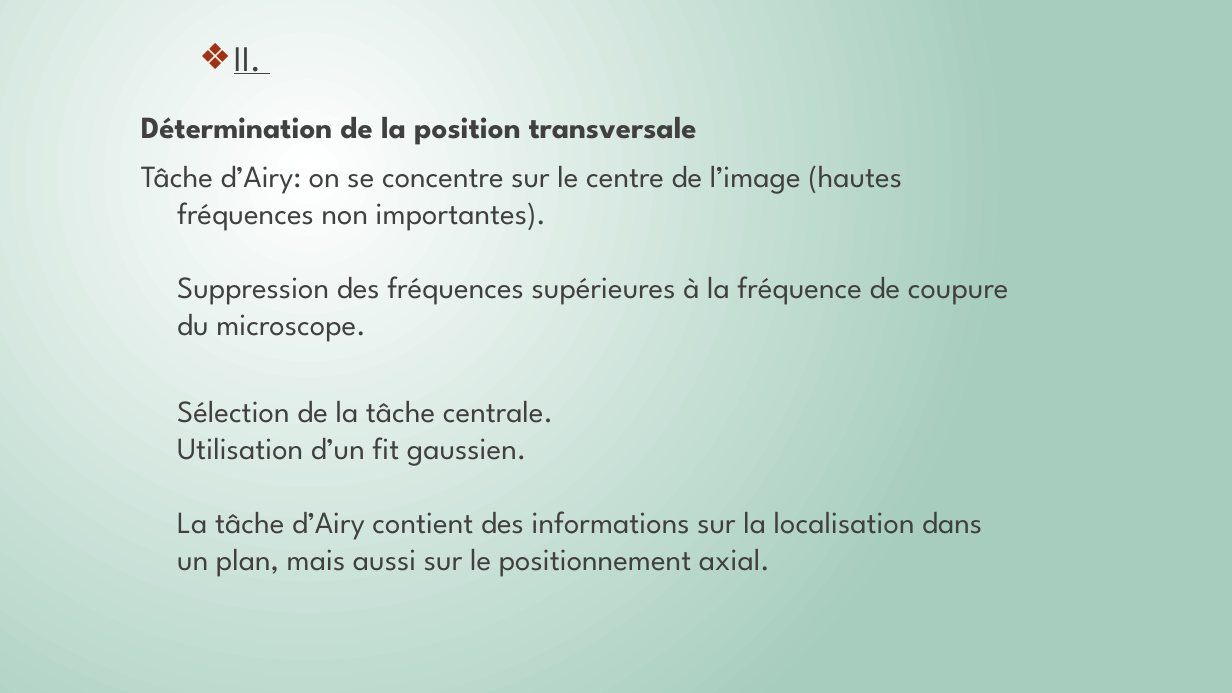
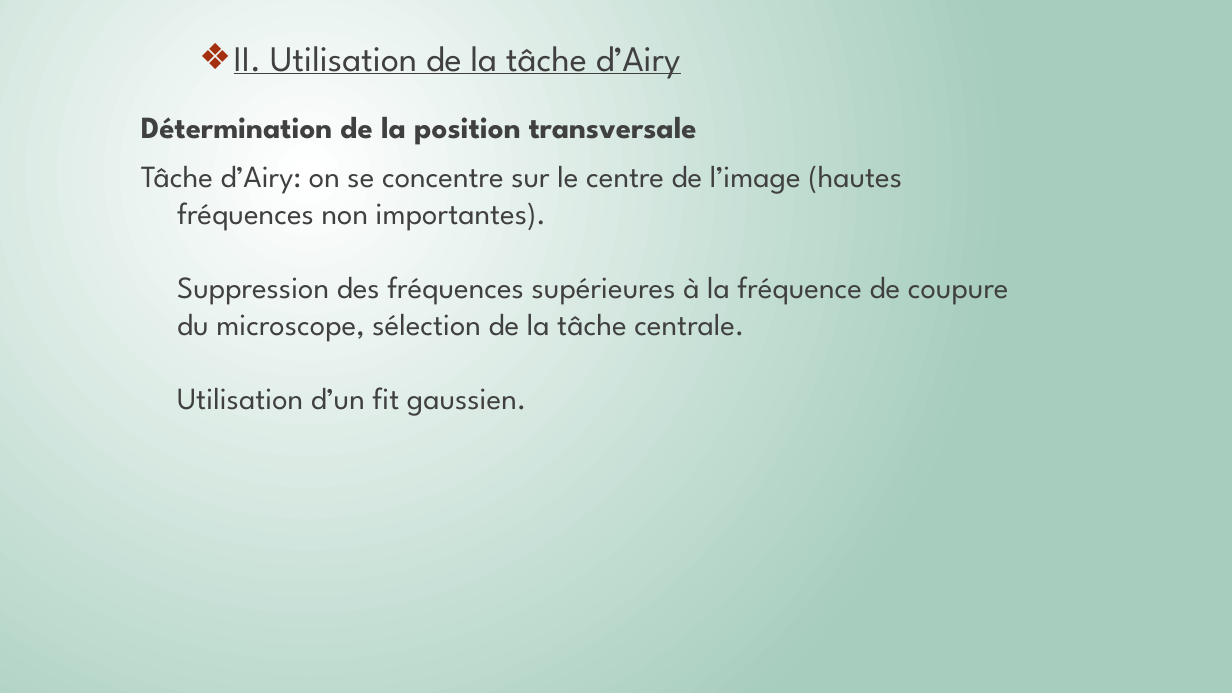
Before and after one commit to Killian-Herveau/PIMS, a slide deck: slide 9 of Pres_Avril/PresentationPIMSAvrilA.pptx. Drawn at 1232x693 pixels with LibreOffice and Linux fonts; fonts in the diff are those of the drawing. Boxes give left, top, right and bottom in pixels: in the first picture for what was removed or moved away, otherwise in the second. Text is boxed around its words. In the diff, an @@ line names an element or a change of style, - is before the commit and + after.

```diff
--- a/Pres_Avril/PresentationPIMSAvrilA.pptx
+++ b/Pres_Avril/PresentationPIMSAvrilA.pptx
@@ text at <box>234,46,681,79</box>: text changed @@
-❖ II.
+❖ II. Utilisation de la tâche d’Airy
@@ text at <box>141,166,1009,416</box>: text changed @@
-Tâche d’Airy: on se concentre sur le centre de l’image (hautes fréquences non importantes).
-Suppression des fréquences supérieures à la fréquence de coupure du microscope.
-Sélection de la tâche centrale.
-Utilisation d’un fit gaussien.
-La tâche d’Airy contient des informations sur la localisation dans un plan, mais aussi sur le positionnement axial.
+Tâche d’Airy: on se concentre sur le centre de l’image (hautes fréquences non importantes).
+Suppression des fréquences supérieures à la fréquence de coupure du microscope, sélection de la tâche centrale.
+Utilisation d’un fit gaussien.
```
Also in this commit, not shown: 6 other slides changed, 1 slide removed, 5 other files.
